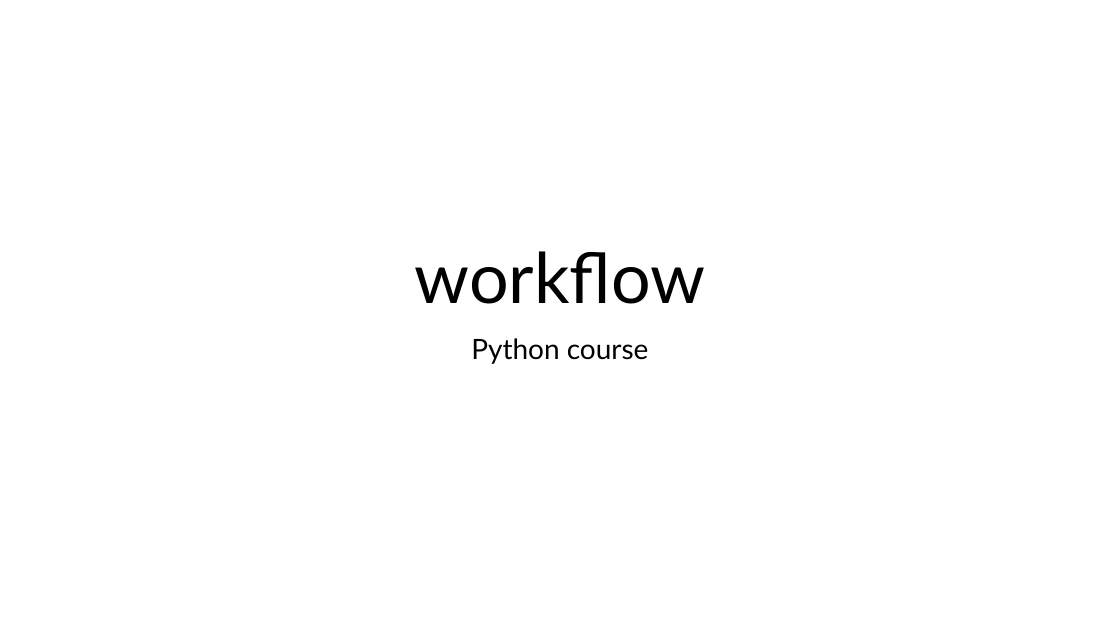
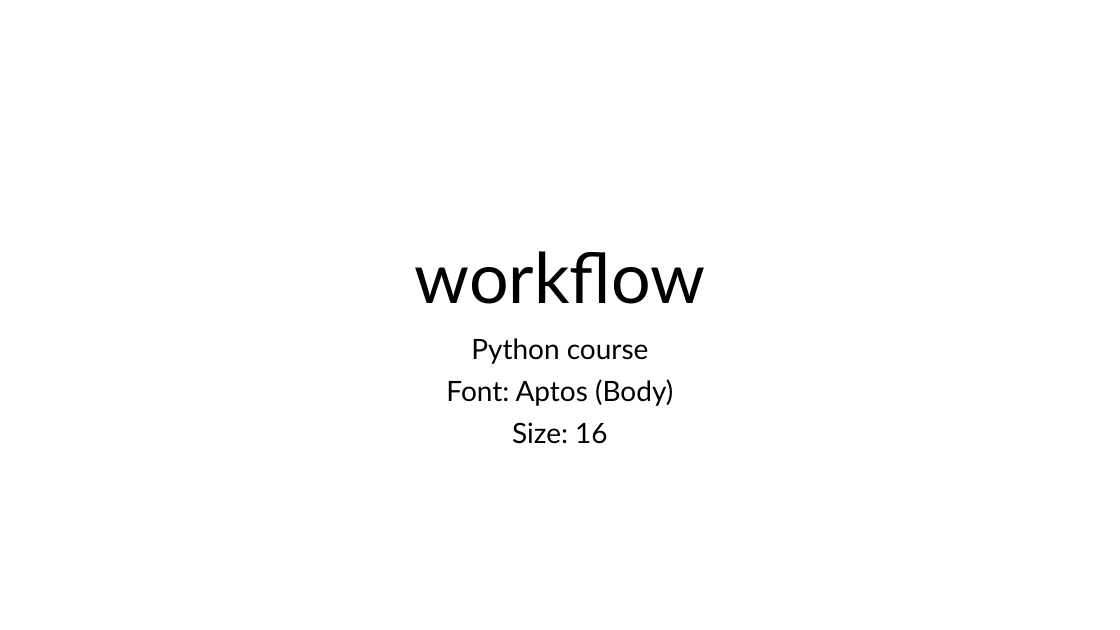
Before and after one commit to MRC-LMB-Light-Microscopy-Facility/introduction-to-python-bioimage-analysis, a slide deck: slide 1 of ressources/workflow/workflow.ppt. Drawn at 1120x630 pixels with LibreOffice and Linux fonts; fonts in the diff are those of the drawing. Boxes give left, top, right and bottom in pixels: in the first picture for what was removed or moved away, otherwise in the second. Text is boxed around its words. In the diff, an @@ line names an element or a change of style, - is before the commit and + after.

Commit message:
add workflow

```diff
--- a/ressources/workflow/workflow.ppt
+++ b/ressources/workflow/workflow.ppt
@@ subtitle at [446, 379, 673, 444]: paragraphs added @@
+Font: Aptos (Body)
+Size: 16
```
